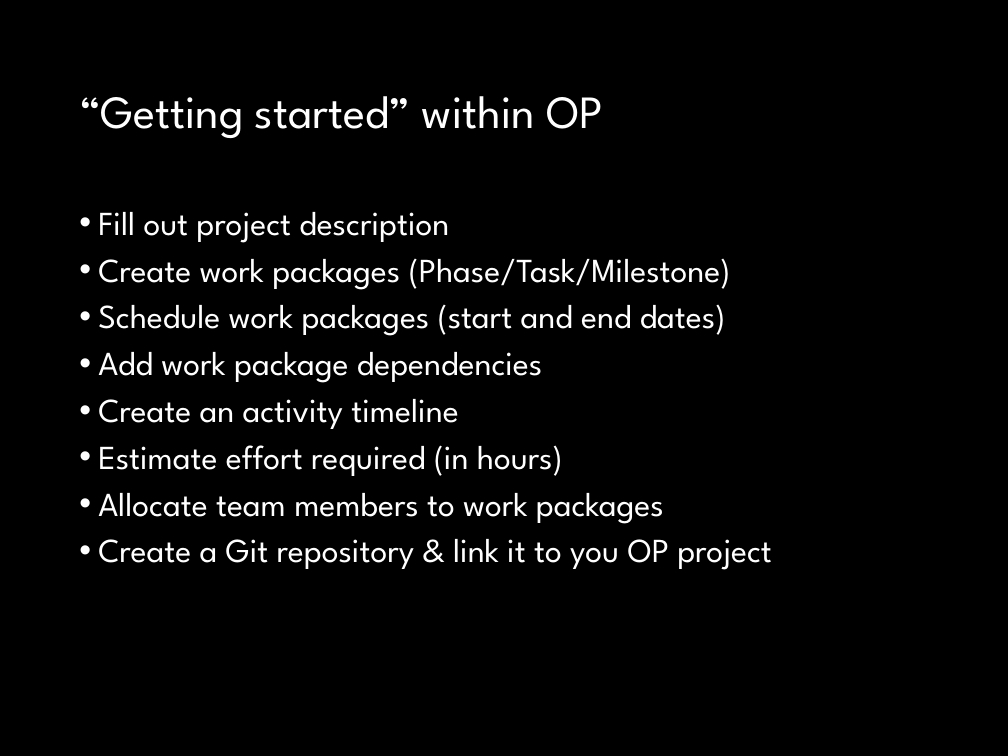
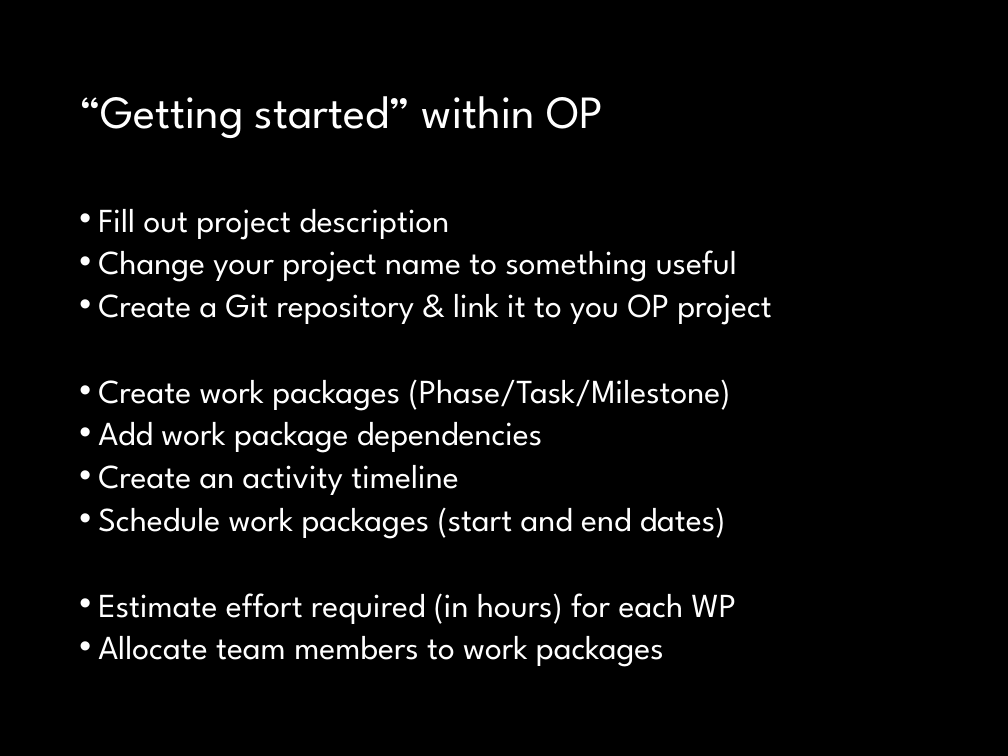
Before and after one commit to fossabot/SPE2018, a slide deck: slide 5 of Lecture Slides/02 Open Project.pptx. Drawn at 1008x756 pixels with LibreOffice and Linux fonts; fonts in the diff are those of the drawing. Boxes give left, top, right and bottom in pixels: in the first picture for what was removed or moved away, otherwise in the second. Text is boxed around its words. In the diff, an @@ line names an element or a change of style, - is before the commit and + after.

Commit message:
Tweaks

```diff
--- a/Lecture Slides/02 Open Project.pptx
+++ b/Lecture Slides/02 Open Project.pptx
@@ text at box(98, 209, 731, 667): line spacing 0.9 to 0.8 @@
@@ text at box(98, 250, 771, 325): paragraphs added @@
+• Change your project name to something useful
+• Create a Git repository & link it to you OP project
@@ text at box(98, 305, 726, 336): paragraph removed @@
-• Schedule work packages (start and end dates)
@@ text at box(98, 508, 737, 624): text changed @@
-• Estimate effort required (in hours)
+• Schedule work packages (start and end dates)
+• Estimate effort required (in hours) for each WP
@@ text at box(98, 539, 771, 570): paragraph removed @@
-• Create a Git repository & link it to you OP project
```
Also in this commit, not shown: 7 other slides changed.
